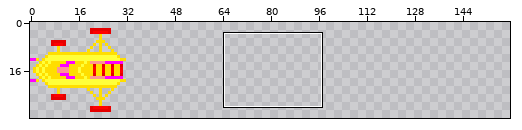
Sprite sheet, stored at res/car.png. Above, an overview of the earlier version with the close-up marked.
Close-up. The starting point:
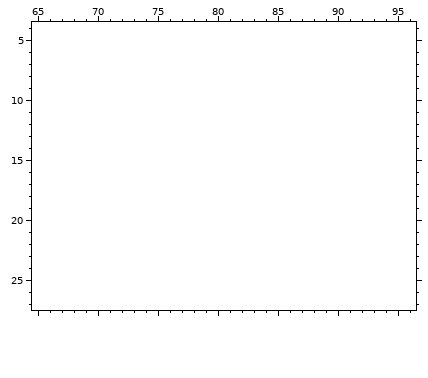
The file is 32x32 pixels. Shown: x 65..96, y 4..27. The old version is drawn lined up with the new one, on the new canvas. The commit also changed other parts of the picture, which this record leaves out.
After:
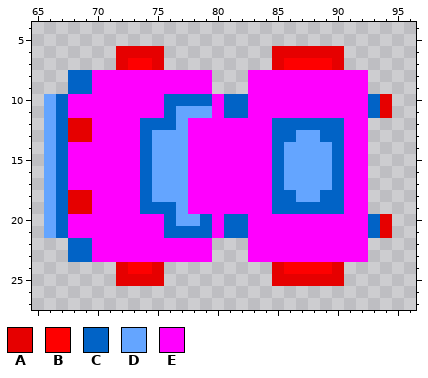
Palette (. is transparent): A #e60000  B #fe0000  C #0163c6  D #64a5ff  E #ff00fe
What changed:
{"change": "canvas 32x32 -> 160x32"}
{"y":6,"x":72,"old":"....","new":"AAAA"}
{"y":6,"x":85,"old":"......","new":"AAAAAA"}
{"y":7,"x":72,"old":"....","new":"ABBA"}
{"y":7,"x":85,"old":"......","new":"ABBBBA"}
{"y":8,"x":68,"old":"............","new":"CCEEEEEEEEEE"}
{"y":8,"x":83,"old":"..........","new":"EEEEEEEEEE"}
{"y":9,"x":68,"old":"............","new":"CCEEEEEEEEEE"}
{"y":9,"x":83,"old":"..........","new":"EEEEEEEEEE"}
{"y":10,"x":66,"old":".............................","new":"DCEEEEEEEECCCCECCEEEEEEEEEECA"}
{"y":11,"x":66,"old":".............................","new":"DCEEEEEEEECDDDECCEEEEEEEEEECA"}
{"y":12,"x":66,"old":"...........................","new":"DCAAEEEECCCDEEEEEEECCCCCCEE"}
{"y":13,"x":66,"old":"...........................","new":"DCAAEEEECDDDEEEEEEECCDDCCEE"}
{"y":14,"x":66,"old":"...........................","new":"DCEEEEEECDDDEEEEEEECDDDDCEE"}
{"y":15,"x":66,"old":"...........................","new":"DCEEEEEECDDDEEEEEEECDDDDCEE"}
{"y":16,"x":66,"old":"...........................","new":"DCEEEEEECDDDEEEEEEECDDDDCEE"}
{"y":17,"x":66,"old":"...........................","new":"DCEEEEEECDDDEEEEEEECDDDDCEE"}
{"y":18,"x":66,"old":"...........................","new":"DCAAEEEECDDDEEEEEEECCDDCCEE"}
{"y":19,"x":66,"old":"...........................","new":"DCAAEEEECCCDEEEEEEECCCCCCEE"}
{"y":20,"x":66,"old":".............................","new":"DCEEEEEEEECDDCECCEEEEEEEEEECA"}
{"y":21,"x":66,"old":".............................","new":"DCEEEEEEEECCCCECCEEEEEEEEEECA"}
{"y":22,"x":68,"old":"............","new":"CCEEEEEEEEEE"}
{"y":22,"x":83,"old":"..........","new":"EEEEEEEEEE"}
{"y":23,"x":68,"old":"............","new":"CCEEEEEEEEEE"}
{"y":23,"x":83,"old":"..........","new":"EEEEEEEEEE"}
{"y":24,"x":72,"old":"....","new":"ABBA"}
{"y":24,"x":85,"old":"......","new":"ABBBBA"}
{"y":25,"x":72,"old":"....","new":"AAAA"}
{"y":25,"x":85,"old":"......","new":"AAAAAA"}
{"label":"added","picture_box":[44,46,392,286]}
